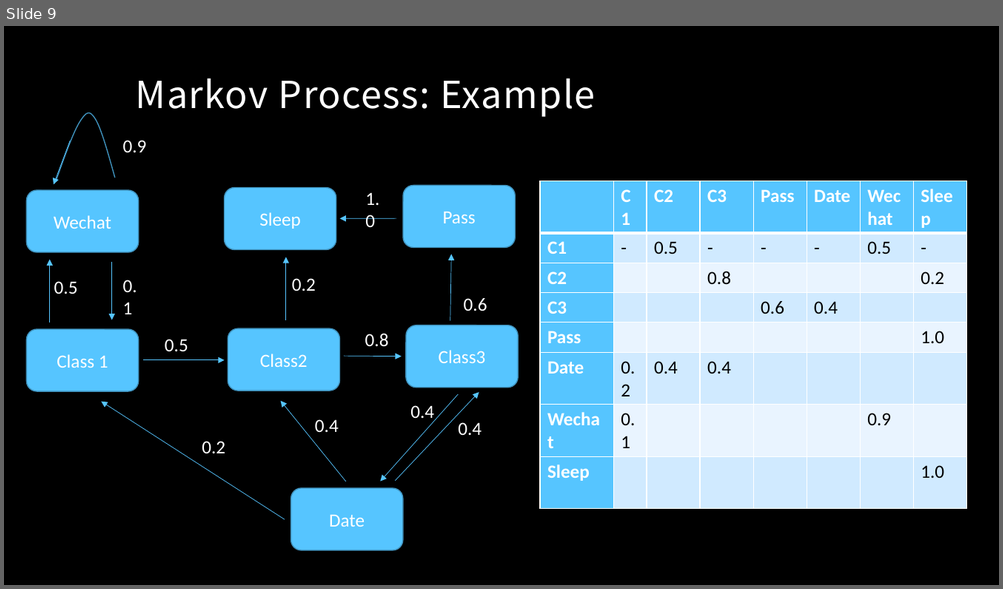
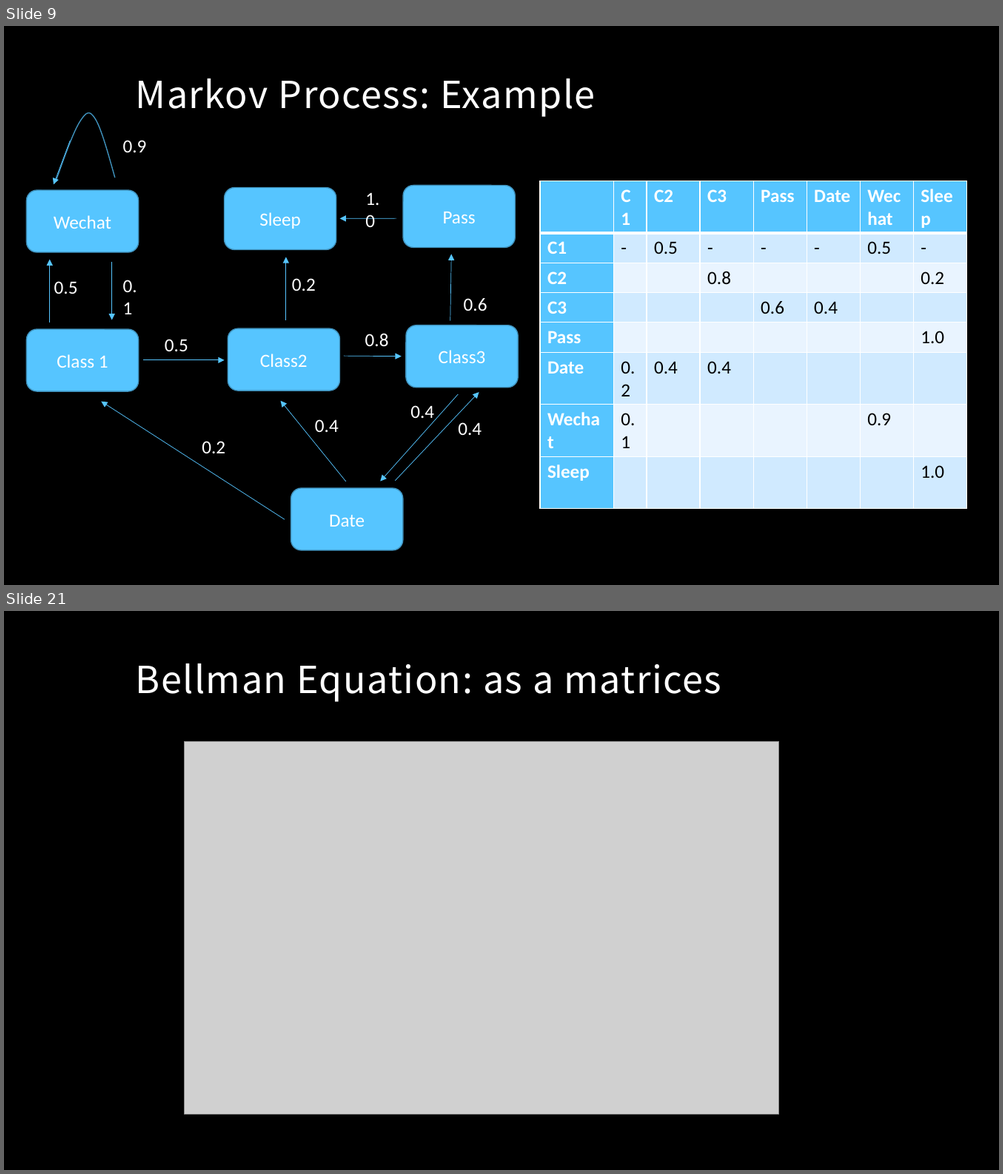
Before and after one commit to MacgyverLin/VintageComputer, a slide deck: Speech/Reinforcement Learning 2.pptx. Shown one above the other, each under a label of ours: slide 9 before the commit, slides 9 and 21 after it; the slides between them are not shown. The pictures are 1003x589 and 1003x1174 pixels, drawn with LibreOffice and Linux fonts; fonts in the diff are those of the drawing; grey boxes stand for pictures; background and template pictures are left out. Boxes give left, top, right and bottom in pixels: in the first picture for what was removed or moved away, otherwise in the second. Text is boxed around its words. In the diff, an @@ line names an element or a change of style, - is before the commit and + after.

```diff
--- a/Speech/Reinforcement Learning 2.pptx
+++ b/Speech/Reinforcement Learning 2.pptx
@@ slide 21 added at <box>4,611,999,1170</box>, background picture (left out) @@
@@ title added at <box>136,664,721,702</box>, 36 pt, text #FFFFFF @@
+Bellman Equation: as a matrices
@@ picture added at <box>184,741,779,1115</box> @@
```
Also in this commit, not shown: 1 slide changed, 10 other slides added.
